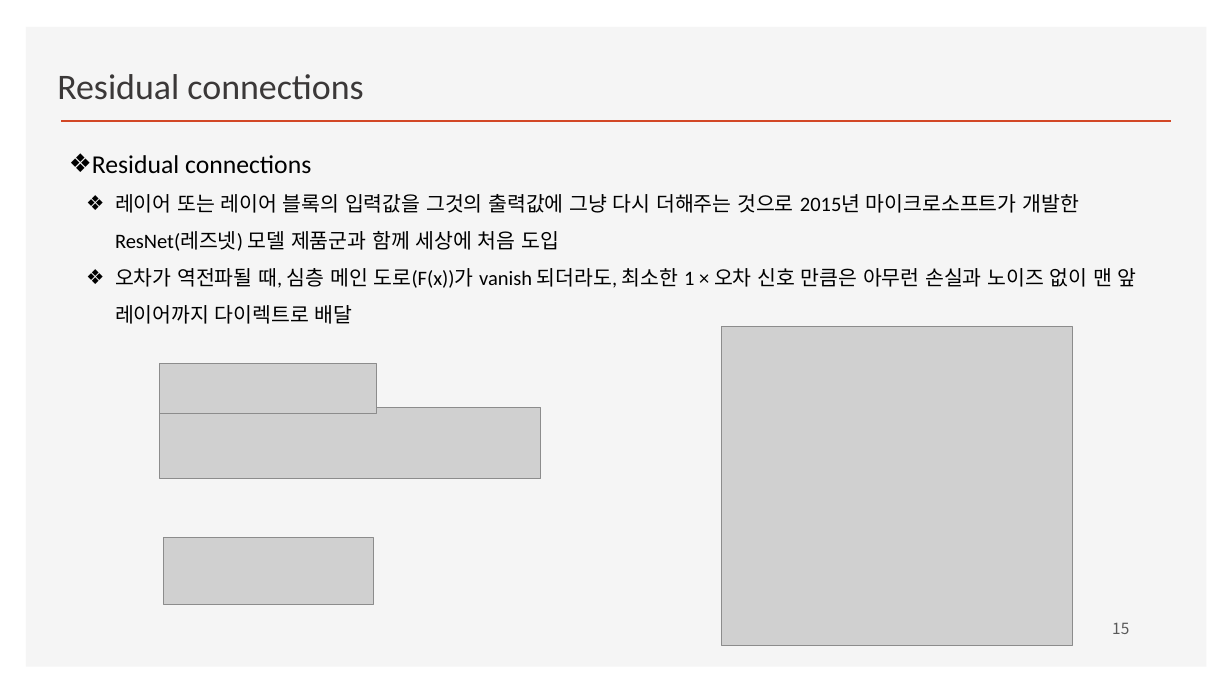
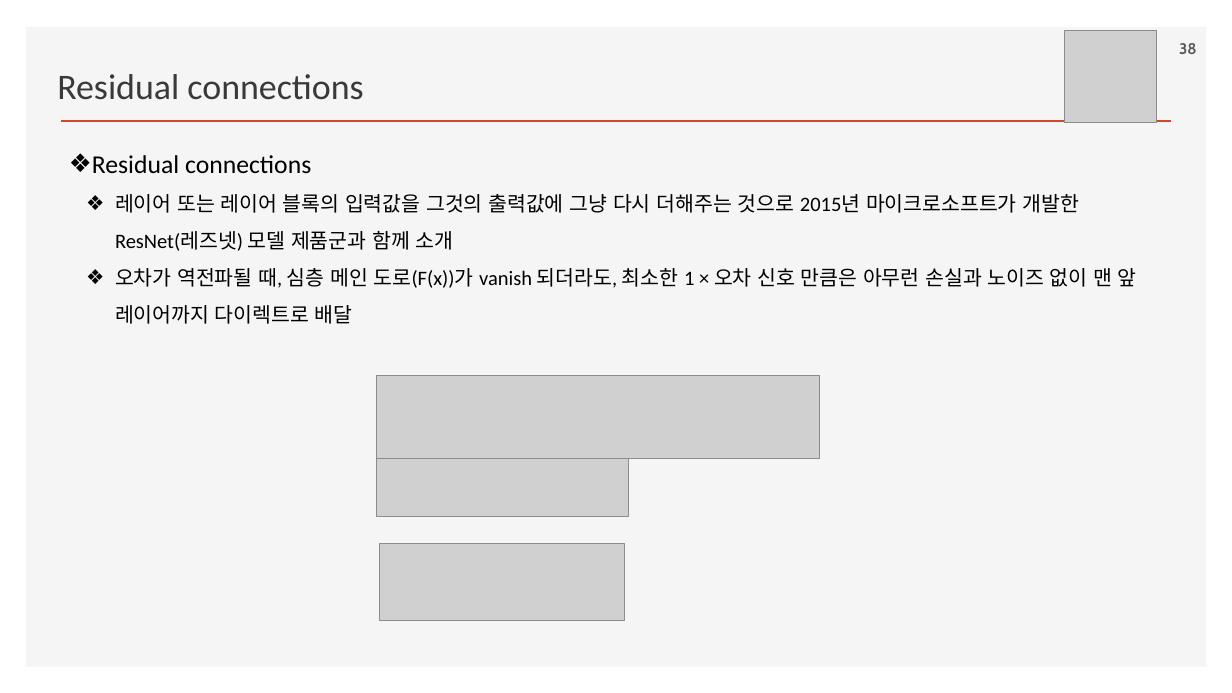
Before and after one commit to ancestor9/2026_Fall_Deep-Learning-with-Python, a slide deck: slide 38 of Chapter 09 ConvNet architecture patterns.pptx (slide 15 before the commit). Drawn at 1232x693 pixels with LibreOffice and Linux fonts; fonts in the diff are those of the drawing; grey boxes stand for pictures; background and template pictures are left out. Boxes give left, top, right and bottom in pixels: in the first picture for what was removed or moved away, otherwise in the second. Text is boxed around its words. In the diff, an @@ line names an element or a change of style, - is before the commit and + after.

```diff
--- a/Chapter 09 ConvNet architecture patterns.pptx
+++ b/Chapter 09 ConvNet architecture patterns.pptx
@@ picture added at (x1=1065, y1=30, x2=1157, y2=123) @@
@@ page number added at (x1=1179, y1=43, x2=1197, y2=54), 12 pt, text #595959, bold @@
+38
@@ text at (x1=115, y1=194, x2=1079, y2=251): text changed @@
-  ❖ 레이어 또는 레이어 블록의 입력값을 그것의 출력값에 그냥 다시 더해주는 것으로 2015년 마이크로소프트가 개발한 ResNet(레즈넷) 모델 제품군과 함께 세상에 처음 도입
+  ❖ 레이어 또는 레이어 블록의 입력값을 그것의 출력값에 그냥 다시 더해주는 것으로 2015년 마이크로소프트가 개발한 ResNet(레즈넷) 모델 제품군과 함께 소개
@@ picture removed at (x1=722, y1=326, x2=1073, y2=645) @@
@@ picture resized from (x1=160, y1=408, x2=541, y2=479) to (x1=376, y1=375, x2=820, y2=458) @@
@@ picture resized from (x1=160, y1=363, x2=376, y2=413) to (x1=376, y1=458, x2=628, y2=517) @@
@@ picture resized from (x1=164, y1=538, x2=374, y2=604) to (x1=380, y1=543, x2=625, y2=621) @@
@@ page number removed at (x1=1112, y1=622, x2=1129, y2=634) @@
-15
```
Also in this commit, not shown: 5 other slides changed, 8 slides added, 1 other file.
